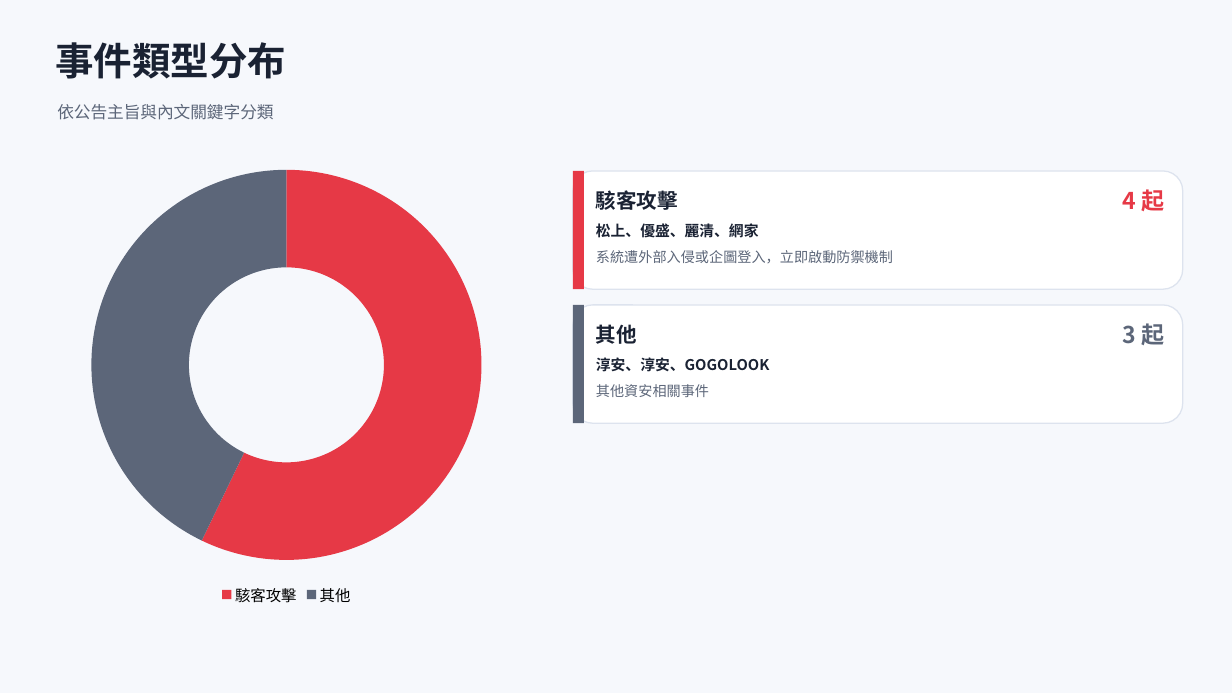
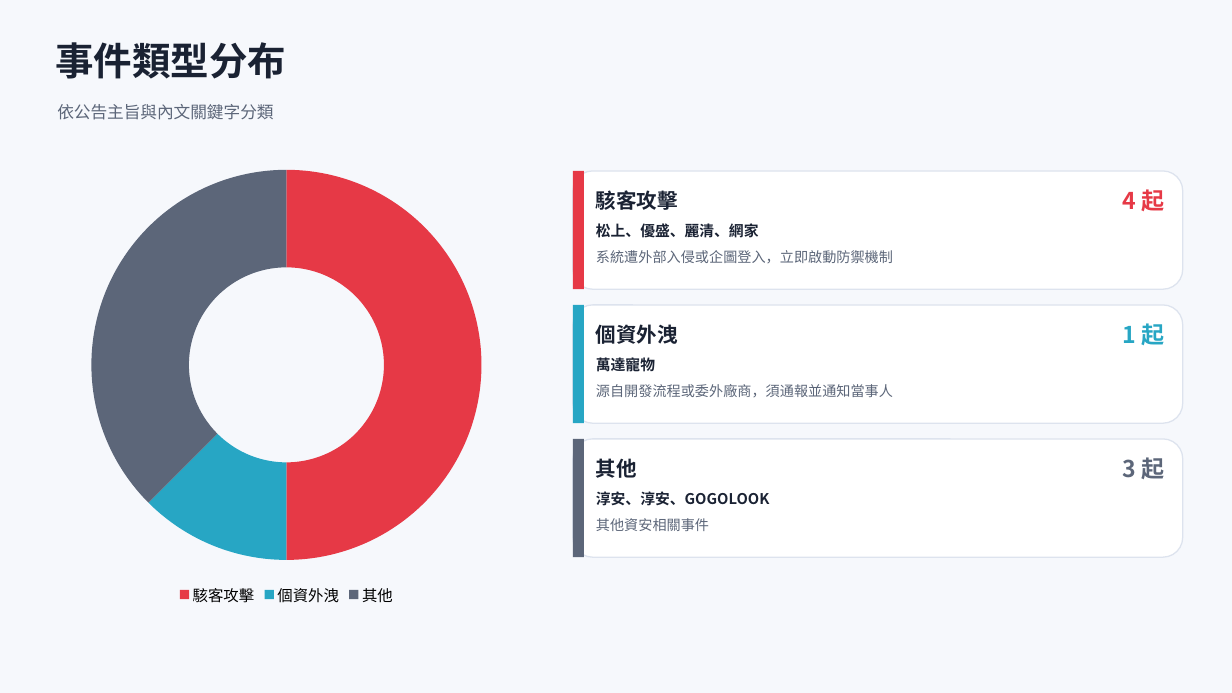
Before and after one commit to Johnnylin77/mops-isec-monitor, a slide deck: slide 3 of 資安事件因應分析.pptx. Drawn at 1232x693 pixels with LibreOffice and Linux fonts; fonts in the diff are those of the drawing. Boxes give left, top, right and bottom in pixels: in the first picture for what was removed or moved away, otherwise in the second. Text is boxed around its words. In the diff, an @@ line names an element or a change of style, - is before the commit and + after.

```diff
--- a/資安事件因應分析.pptx
+++ b/資安事件因應分析.pptx
@@ doughnut chart at box(46, 157, 527, 610) @@
-categories: 駭客攻擊, 其他
+categories: 駭客攻擊, 個資外洩, 其他
-Series 1: 57, 43
+Series 1: 50, 12, 38
@@ rectangle at box(573, 305, 584, 423): fill #5C6679 to #27A6C4 @@
@@ text at box(596, 324, 678, 344): text changed @@
-其他
+個資外洩
@@ text at box(1122, 323, 1164, 345): text changed; text colour #5C6679 to #27A6C4 @@
-3 起
+1 起
@@ text at box(596, 355, 655, 374): text changed @@
-淳安、淳安、GOGOLOOK
+萬達寵物
@@ text at box(596, 384, 893, 397): text changed @@
-其他資安相關事件
+源自開發流程或委外廠商，須通報並通知當事人
@@ rounded rectangle added at box(573, 439, 1183, 557), fill #FFFFFF, outline #DDE3EE 1 pt @@
@@ rectangle added at box(573, 439, 584, 557), fill #5C6679 @@
@@ text added at box(596, 458, 637, 478), 16 pt, text #1A2233, bold @@
+其他
@@ text added at box(1122, 457, 1164, 479), 18 pt, text #5C6679, bold @@
+3 起
@@ text added at box(596, 491, 770, 506), 11.5 pt, text #1A2233, bold @@
+淳安、淳安、GOGOLOOK
@@ text added at box(596, 518, 709, 531), 11 pt, text #5C6679 @@
+其他資安相關事件
```
Also in this commit, not shown: 5 other slides changed, 2 other files.
